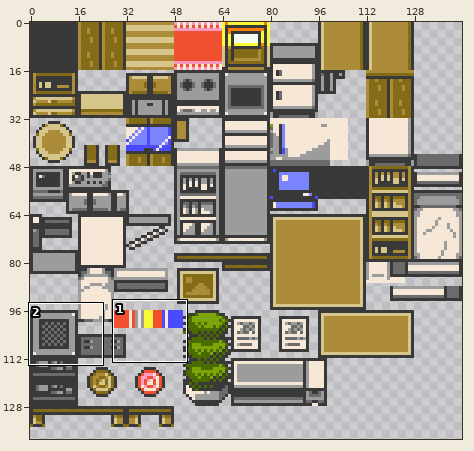
A sprite sheet gets an edit: P3D/Content/Textures/House.png. Above: a wide view before the commit, with the close-up outlined.
Close-up. Before the commit:
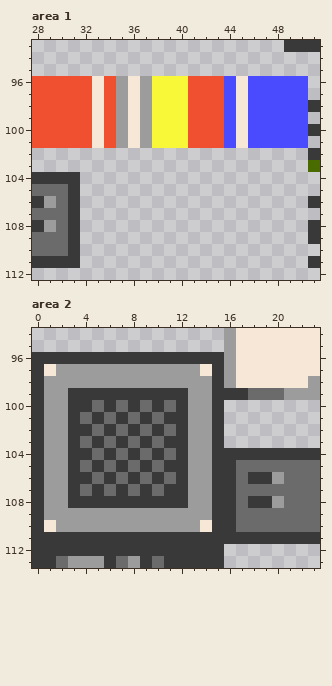
The file is 144x144 pixels. Colours within 5 levels of each other are drawn and written as one. Shown: area 1: x 28..51, y 93..112; area 2: x 0..23, y 94..113. The wide view leaves out empty margins. The commit also changed other parts of the picture, which this record leaves out.
The result:
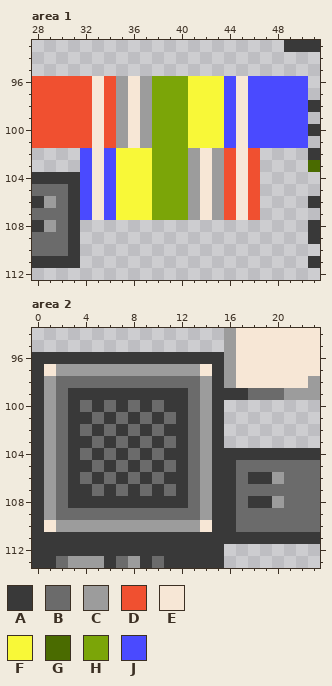
Palette (. is transparent): A #393939  B #6b6b6b  C #9c9c9c  D #f05030  E #f7e7d6  F #f8f838  G #4a6b00  H #7ba508  J #4a4aff
Change:
--- area 1
@@ x 28..51 @@
  95 ........................
- 96 DDDDDEDCECFFFDDDJEJJJJJ.
- 97 DDDDDEDCECFFFDDDJEJJJJJ.
- 98 DDDDDEDCECFFFDDDJEJJJJJA
- 99 DDDDDEDCECFFFDDDJEJJJJJ.
-100 DDDDDEDCECFFFDDDJEJJJJJA
-101 DDDDDEDCECFFFDDDJEJJJJJ.
-102 .......................A
-103 .......................G
-104 AAAA....................
-105 BBBA....................
-106 ACBA...................A
-107 BBBA....................
+ 96 DDDDDEDCECHHHFFFJEJJJJJ.
+ 97 DDDDDEDCECHHHFFFJEJJJJJ.
+ 98 DDDDDEDCECHHHFFFJEJJJJJA
+ 99 DDDDDEDCECHHHFFFJEJJJJJ.
+100 DDDDDEDCECHHHFFFJEJJJJJA
+101 DDDDDEDCECHHHFFFJEJJJJJ.
+102 ....JEJFFFHHHCECDED....A
+103 ....JEJFFFHHHCECDED....G
+104 AAAAJEJFFFHHHCECDED.....
+105 BBBAJEJFFFHHHCECDED.....
+106 ACBAJEJFFFHHHCECDED....A
+107 BBBAJEJFFFHHHCECDED.....
 108 ACBA...................A
--- area 2
@@ x 0..15 @@
  97 AECCCCCCCCCCCCEA
- 98 ACCCCCCCCCCCCCCA
- 99 ACCAAAAAAAAAACCA
-100 ACCAABABABABACCA
-101 ACCABABABABAACCA
-102 ACCAABABABABACCA
-103 ACCABABABABAACCA
-104 ACCAABABABABACCA
-105 ACCABABABABAACCA
-106 ACCAABABABABACCA
-107 ACCABABABABAACCA
-108 ACCAAAAAAAAAACCA
-109 ACCCCCCCCCCCCCCA
+ 98 ACBBBBBBBBBBBBCA
+ 99 ACBAAAAAAAAAABCA
+100 ACBABABABABAABCA
+101 ACBAABABABABABCA
+102 ACBABABABABAABCA
+103 ACBAABABABABABCA
+104 ACBABABABABAABCA
+105 ACBAABABABABABCA
+106 ACBABABABABAABCA
+107 ACBAABABABABABCA
+108 ACBAAAAAAAAAABCA
+109 ACBBBBBBBBBBBBCA
 110 AECCCCCCCCCCCCEA
